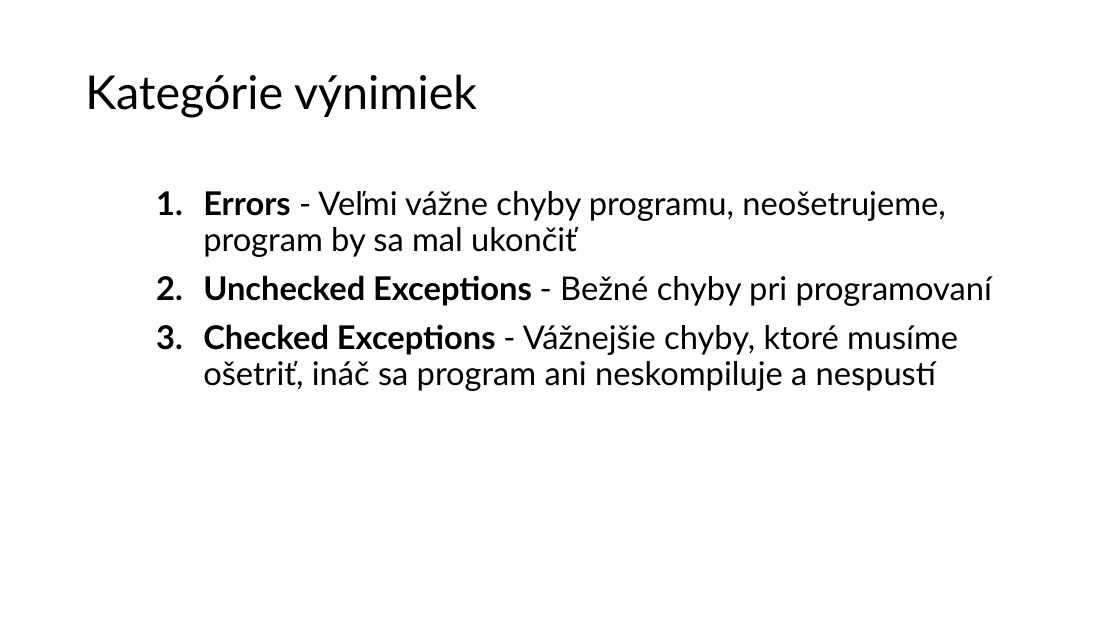
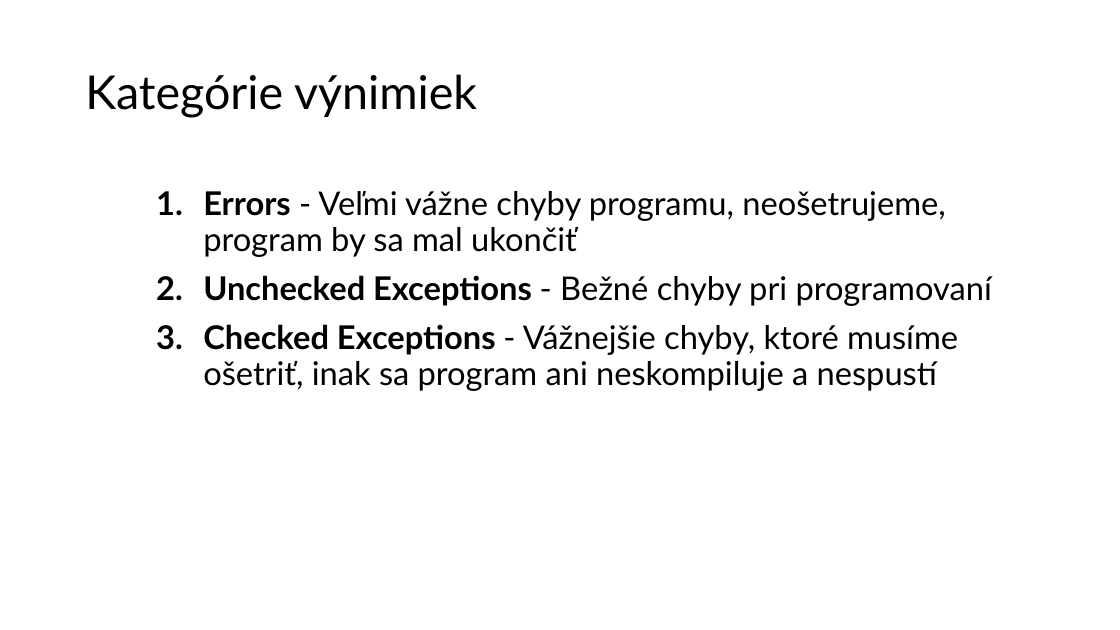
Before and after one commit to wagjo/oop, a slide deck: slide 4 of prezentacie/t05w.pptx. Drawn at 1120x630 pixels with LibreOffice and Linux fonts; fonts in the diff are those of the drawing. Boxes give left, top, right and bottom in pixels: in the first picture for what was removed or moved away, otherwise in the second. Text is boxed around its words. In the diff, an @@ line names an element or a change of style, - is before the commit and + after.

Commit message:
Slovak grammar: t05w.pptx

```diff
--- a/prezentacie/t05w.pptx
+++ b/prezentacie/t05w.pptx
@@ text at box(203, 324, 958, 391): text changed @@
-3. Checked Exceptions - Vážnejšie chyby, ktoré musíme ošetriť, ináč sa program ani neskompiluje a nespustí
+3. Checked Exceptions - Vážnejšie chyby, ktoré musíme ošetriť, inak sa program ani neskompiluje a nespustí
```
